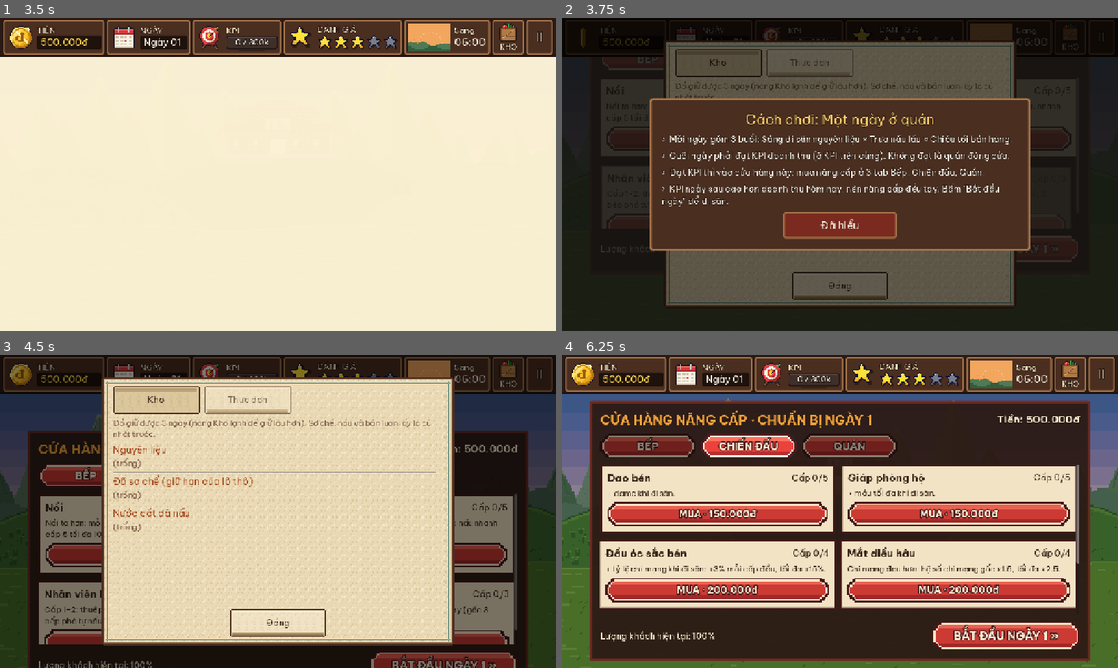
Above: before the commit, frames 1-4 (two rows, left to right).
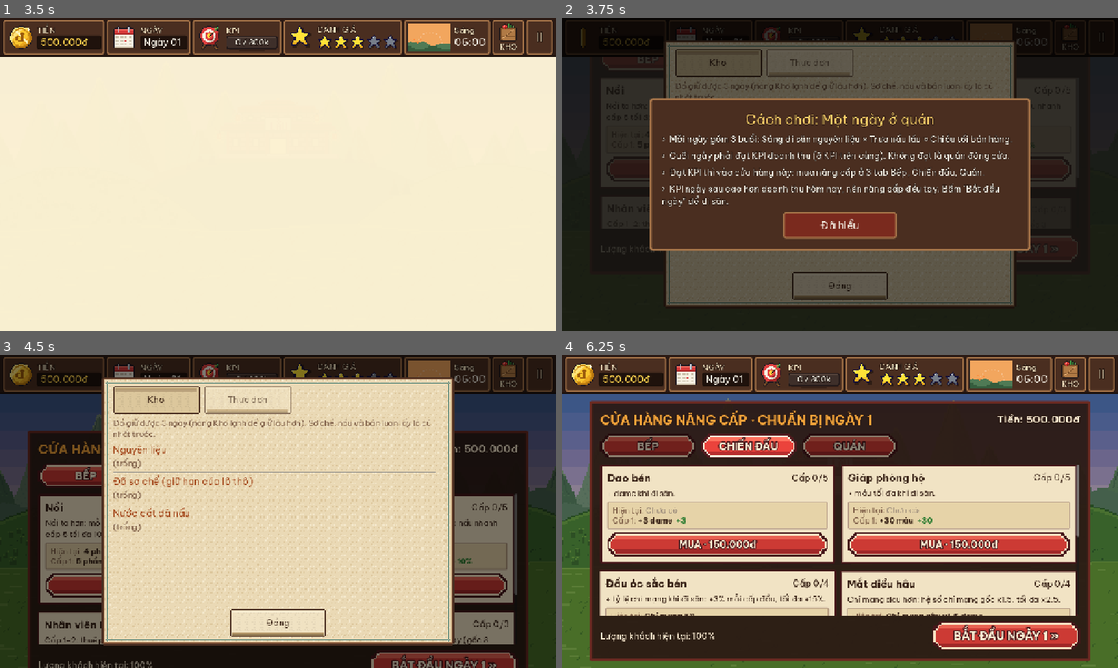
Above: after the commit, the same moments.

Repository: Znoywho/HotPot_SUNSUT
Game: Godot game, scene res://scenes/main_menu/main_menu.tscn
The game is run twice, just before and just after one commit, with the same random seed, the same clock (stepped at 60 frames per second) and the same inputs.
Inputs (mouse positions are in pixels of both pictures, inside the frame that each line leads up to):
- Up to frame 1 (3.5 s): click "CHƠI MỚI" at 0.5 s; move the mouse to (400, 158) at 1.27 s; click (400, 158) at 1.42 s; drag from (166, 190) to (250, 237) at 2.02 s; move the mouse to (333, 105) at 2.77 s; click (333, 105) at 2.92 s
- Up to frame 2 (3.75 s): click "!" at 3.5 s
- Up to frame 3 (4.5 s): click "Đã hiểu" at 4.25 s
- Up to frame 4 (6.25 s): click "BẾP" at 5 s; click "CHIẾN ĐẤU" at 5.75 s

Frame 1 is identical in both runs. In frame 2, 0.5% of the frame differs, in the area x 7-93%, y 34-54%; in frame 3, 4.4%; in frame 4, 23%, in the area x 6-93%, y 46-84%.

Commit message:
Cửa hàng: thẻ nâng cấp hiện hiệu ứng cấp hiện tại / cấp sau (phần cộng màu xanh), nút Thiếu tiền; ảnh bìa + mô tả itch

Diff:
--- a/data/upgrades/furniture.tres
+++ b/data/upgrades/furniture.tres
@@ -6,7 +6,7 @@
 script = ExtResource("1")
 id = "furniture"
 display_name = "Nội thất"
-description = "+5% tip mỗi cấp (doc: mỗi cấp tăng sao, tăng giá, +5% tip)."
+description = "Bàn ghế, đèn lồng đẹp hơn: khách vui lòng tip thêm 5% mỗi cấp."
 category = 2
 costs = Array[int]([300000, 700000, 1600000, 3600000, 8000000])
 values = Array[float]([0.0, 0.05, 0.1, 0.15, 0.2, 0.25])
--- a/scenes/shop/shop.gd
+++ b/scenes/shop/shop.gd
@@ -23,6 +23,13 @@
 const TEXT_LIGHT := Color("fbecd2")
 const ACCENT := Color("f2a33a")
 const TAB_DIM := Color(0.55, 0.55, 0.55) ## Tab chưa chọn tối đi.
+const INK_SOFT := Color("7a5a44") ## Chữ phụ ("Hiện tại", "Cấp sau") nhạt hơn chữ chính.
+const GAIN_COLOR := Color("2e7d32") ## Phần cộng thêm khi lên cấp: xanh lá, nổi trên nền kem.
+const MAXED_COLOR := Color("c77a12") ## Cấp tối đa: cam vàng.
+const NONE_COLOR := Color("9a8a7a") ## Chưa có hiệu ứng (cấp 0).
+const POOR_COLOR := Color("c62828") ## Thiếu tiền.
+const EFFECT_BG := Color("e6d3a8") ## Ô hiệu ứng trong thẻ, đậm hơn nền thẻ một chút.
+const HUNT_CONFIG: HuntConfig = preload("res://data/combatants/hunt_config.tres") ## Chí mạng gốc, trâu +%/cấp.
 const FADE_IN_SECONDS := 0.5
 const FLASH_COLOR := Color("fff4d6") ## Màu ánh sáng khi rời menu (khớp FLASH_COLOR trong main_menu.gd): màn tan dần từ màu này.
 const BOARD_DROP_SECONDS := 0.7 ## Bảng rơi từ trên xuống, trượt quá một chút rồi êm về chỗ.
@@ -151,6 +158,7 @@
 	_tab = category
 	for key in _tab_buttons:
 		(_tab_buttons[key] as Control).modulate = Color.WHITE if key == category else TAB_DIM
+	_scroll.scroll_vertical = 0 # tab mới bắt đầu từ thẻ đầu tiên
 	_rebuild_cards()
 
 
@@ -200,21 +208,123 @@
 	var name_label := _make_label(upgrade.display_name, 24, INK, true)
 	name_label.size_flags_horizontal = SIZE_EXPAND_FILL
 	top.add_child(name_label)
-	top.add_child(_make_label("Cấp %d/%d" % [level, upgrade.max_level()], 20, INK))
+	var maxed := level >= upgrade.max_level()
+	top.add_child(_make_label("Cấp %d/%d" % [level, upgrade.max_level()], 20, MAXED_COLOR if maxed else INK, maxed))
 
 	var description := _make_label(upgrade.description, 18, INK)
 	description.autowrap_mode = TextServer.AUTOWRAP_WORD_SMART
 	description.size_flags_vertical = SIZE_EXPAND_FILL
 	box.add_child(description)
-
-	var buy := PixelButton.new("ĐÃ TỐI ĐA" if cost < 0 else "MUA · %s" % GameState.format_money(cost), 22)
+	box.add_child(_make_effect_box(upgrade, level))
+
+	var affordable := cost >= 0 and GameState.can_afford(cost)
+	var buy_text := "ĐÃ TỐI ĐA" if cost < 0 else ("MUA · %s" if affordable else "THIẾU TIỀN · %s") % GameState.format_money(cost)
+	var buy := PixelButton.new(buy_text, 22)
 	buy.custom_minimum_size = Vector2(0, 56)
-	buy.disabled = cost < 0 or not GameState.can_afford(cost)
+	buy.disabled = not affordable
 	buy.mouse_filter = MOUSE_FILTER_PASS # vuốt bắt đầu trên nút vẫn cuộn được
 	buy.button_down.connect(func(): _scroll_at_press = _scroll.scroll_vertical)
 	buy.pressed.connect(_buy_upgrade.bind(upgrade))
 	box.add_child(buy)
 	return card
+
+
+## Ô hiệu ứng trong thẻ: "Hiện tại" (đang được gì) và "Cấp sau" (sẽ được gì, phần cộng thêm tô xanh).
+## Đã max thì chỉ còn "Hiện tại" + chữ "Đã tối đa" màu cam.
+func _make_effect_box(upgrade: UpgradeData, level: int) -> Control:
+	var panel := PanelContainer.new()
+	panel.mouse_filter = MOUSE_FILTER_PASS
+	var style := _box_style(EFFECT_BG, Color(CARD_BORDER, 0.35), 2, 8)
+	style.content_margin_left = 12
+	style.content_margin_right = 12
+	panel.add_theme_stylebox_override("panel", style)
+	var text := RichTextLabel.new()
+	text.bbcode_enabled = true
+	text.fit_content = true
+	text.scroll_active = false
+	text.autowrap_mode = TextServer.AUTOWRAP_WORD_SMART
+	text.mouse_filter = MOUSE_FILTER_PASS
+	text.add_theme_font_size_override("normal_font_size", 18)
+	text.add_theme_font_size_override("bold_font_size", 18)
+	text.add_theme_font_override("bold_font", BOLD_FONT)
+	text.add_theme_color_override("default_color", INK)
+	var now := _effect_at(upgrade, level)
+	var now_bb := "[color=#%s]%s[/color]" % [NONE_COLOR.to_html(false), now] if now == "Chưa có" else "[b]%s[/b]" % now
+	var lines := "[color=#%s]Hiện tại:[/color] %s" % [INK_SOFT.to_html(false), now_bb]
+	if level >= upgrade.max_level():
+		lines += "  [color=#%s][b]Đã tối đa[/b][/color]" % MAXED_COLOR.to_html(false)
+	else:
+		lines += "\n[color=#%s]Cấp %d:[/color] [b]%s[/b]  [color=#%s][b]%s[/b][/color]" % [
+			INK_SOFT.to_html(false), level + 1, _effect_at(upgrade, level + 1), GAIN_COLOR.to_html(false), _gain_text(upgrade, level)]
+	text.text = lines
+	panel.add_child(text)
+	return panel
+
+
+## Hiệu ứng ở một cấp, viết cho người chơi đọc (giá trị lấy từ values[] trong .tres).
+func _effect_at(upgrade: UpgradeData, level: int) -> String:
+	var v := upgrade.value_at(level)
+	match upgrade.id:
+		"pot":
+			return "%d phần mỗi mẻ" % v
+		"stove":
+			var speed := roundi((1.0 - v) * 100.0)
+			return "%d bếp, %s" % [1 + level, "nấu tốc độ gốc" if speed == 0 else "nấu nhanh hơn %d%%" % speed]
+		"staff":
+			return ["Chưa có", "1 phụ bếp", "2 phụ bếp", "2 phụ bếp + bếp phó"][clampi(level, 0, 3)]
+		"cold_storage":
+			return "Giữ đồ %d ngày" % (GameState.SHELF_DAYS + int(v))
+		"knife", "dragon_blade":
+			return "Chưa có" if v == 0.0 else "+%d dame" % v
+		"armor", "battle_robe":
+			return "Chưa có" if v == 0.0 else "+%d máu" % v
+		"sharp_mind":
+			return "Chí mạng %d%%" % roundi((HUNT_CONFIG.base_crit_chance + v) * 100.0)
+		"hawk_eye":
+			return "Chí mạng gây x%s dame" % _short_number(HUNT_CONFIG.base_crit_multiplier + v)
+		"mount":
+			if level <= 0:
+				return "Chưa có"
+			return "Có trâu chiến" if level == 1 else "Trâu khỏe thêm %d%%" % roundi(HUNT_CONFIG.mount_bonus_per_level * (level - 1) * 100.0)
+		"tables":
+			return "%d bàn" % v
+		"furniture":
+			return "Chưa có" if v == 0.0 else "+%d%% tip" % roundi(v * 100.0)
+		"service":
+			return "Chưa có" if v == 0.0 else "+%d%% phí phục vụ" % roundi(v * 100.0)
+	return _short_number(v)
+
+
+## Phần cộng thêm khi lên từ `level` lên level + 1 (chữ xanh trên thẻ): cộng = giá trị cấp sau - giá trị cấp này.
+func _gain_text(upgrade: UpgradeData, level: int) -> String:
+	var diff := upgrade.value_at(level + 1) - upgrade.value_at(level)
+	match upgrade.id:
+		"pot":
+			return "+%d phần" % diff
+		"stove":
+			return "+1 bếp, +%d%%" % roundi(-diff * 100.0)
+		"staff":
+			return "+ bếp phó" if level + 1 >= 3 else "+1 phụ bếp"
+		"cold_storage":
+			return "+%d ngày" % diff
+		"knife", "dragon_blade":
+			return "+%d" % diff
+		"armor", "battle_robe":
+			return "+%d" % diff
+		"sharp_mind", "furniture", "service":
+			return "+%d%%" % roundi(diff * 100.0)
+		"hawk_eye":
+			return "+%s" % _short_number(diff)
+		"mount":
+			return "Mở khoá" if level == 0 else "+%d%%" % roundi(HUNT_CONFIG.mount_bonus_per_level * 100.0)
+		"tables":
+			return "+%d bàn" % diff
+	return "+%s" % _short_number(diff)
+
+
+## Số gọn cho người đọc: số nguyên thì bỏ phần thập phân (2 thay vì 2.0), còn lại giữ 1 chữ số (1.9).
+static func _short_number(x: float) -> String:
+	return str(roundi(x)) if is_equal_approx(x, roundf(x)) else "%.1f" % x
 
 
 ## Mua 1 cấp: trừ tiền, lên cấp, cập nhật số bàn nếu là "Thêm bàn", báo mở khóa tiến hóa khi max cấp.
Binary file added: docs/screenshots/cover_630x500.png
